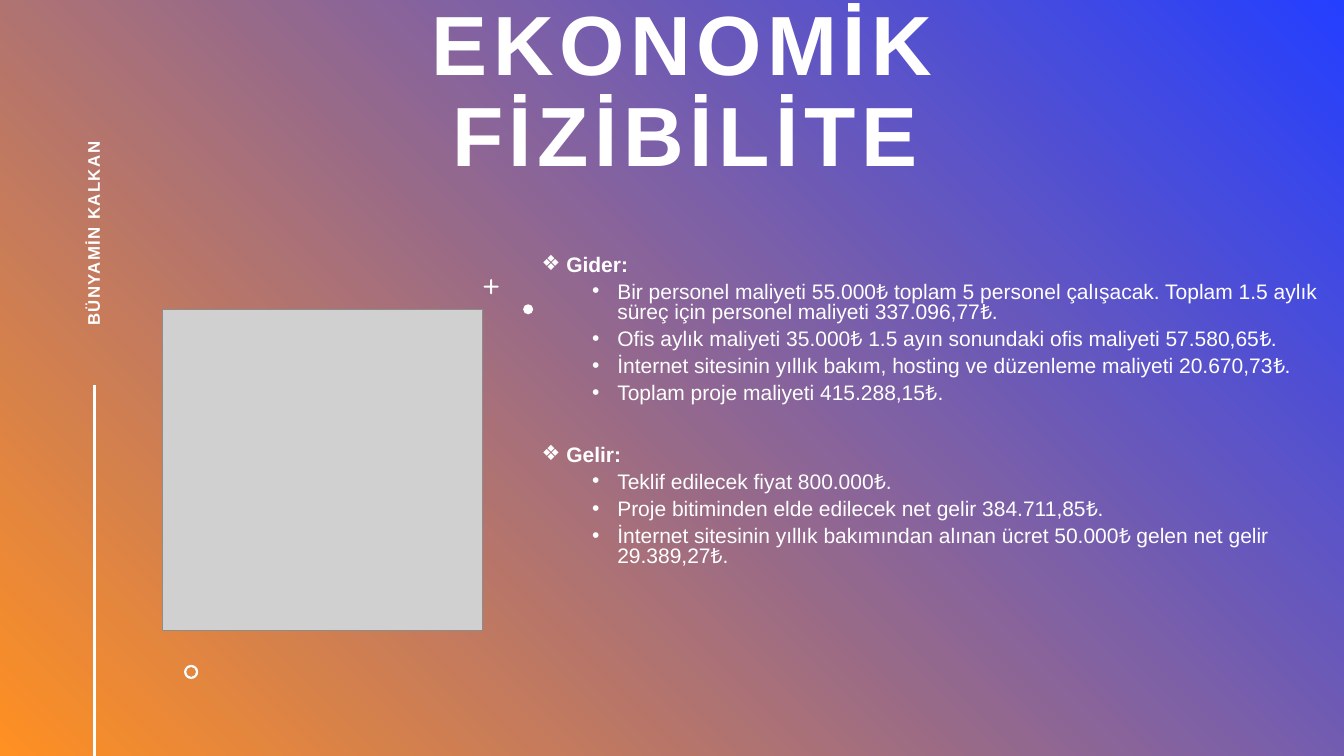
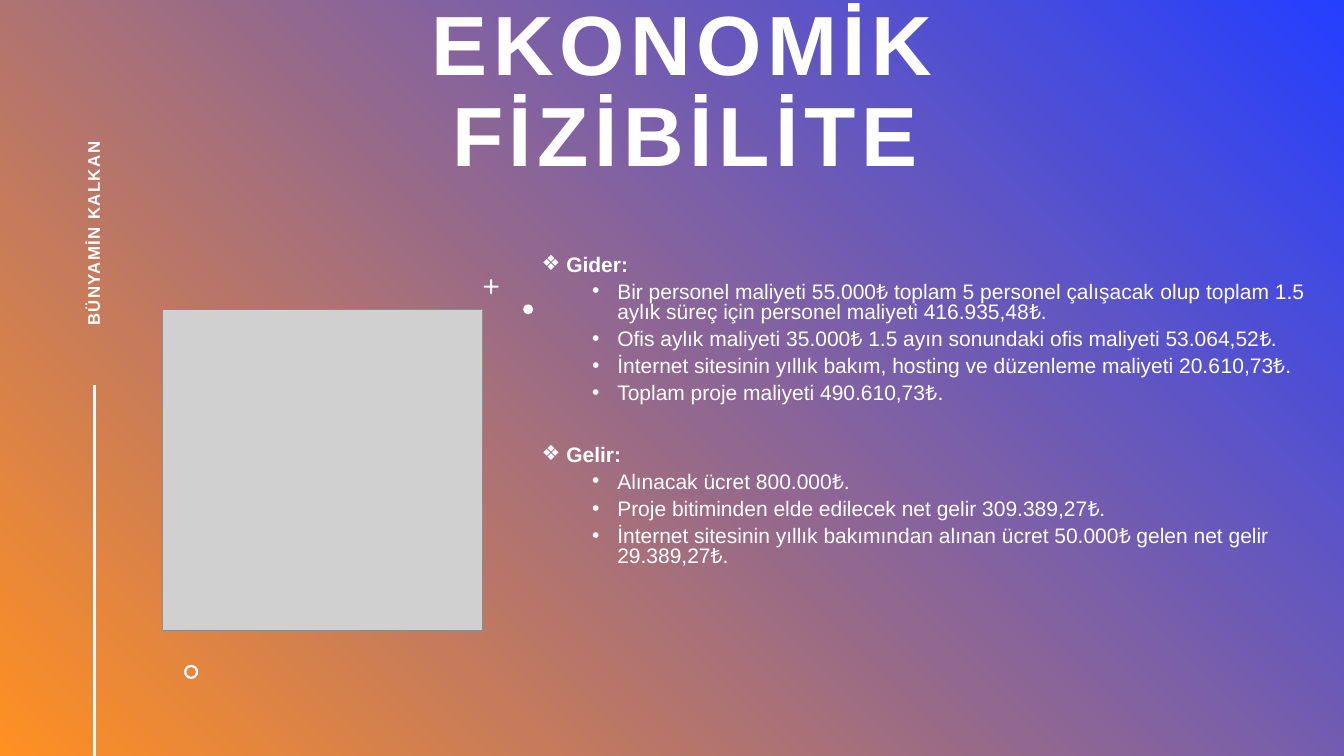
Before and after one commit to keserbaros1/EHOTEL, a slide deck: slide 5 of EHotel Fizibilite Sunumu.pptx. Drawn at 1344x756 pixels with LibreOffice and Linux fonts; fonts in the diff are those of the drawing; grey boxes stand for pictures. Boxes give left, top, right and bottom in pixels: in the first picture for what was removed or moved away, otherwise in the second. Text is boxed around its words. In the diff, an @@ line names an element or a change of style, - is before the commit and + after.

Commit message:
Bütün düzeltmeleri yaptık
Zaman ve ekonomik fizibiliteyi daha anlaşılır hale getirdik ve ekonomik fizibilitedeki bazı hesaplama hatalarını düzelttik.

```diff
--- a/EHotel Fizibilite Sunumu.pptx
+++ b/EHotel Fizibilite Sunumu.pptx
@@ text at [617,284,1304,405]: text changed @@
-  • Bir personel maliyeti 55.000₺ toplam 5 personel çalışacak. Toplam 1.5 aylık süreç için personel maliyeti 337.096,77₺.
-  • Ofis aylık maliyeti 35.000₺ 1.5 ayın sonundaki ofis maliyeti 57.580,65₺.
-  • İnternet sitesinin yıllık bakım, hosting ve düzenleme maliyeti 20.670,73₺.
-  • Toplam proje maliyeti 415.288,15₺.
+  • Bir personel maliyeti 55.000₺ toplam 5 personel çalışacak olup toplam 1.5 aylık süreç için personel maliyeti 416.935,48₺.
+  • Ofis aylık maliyeti 35.000₺ 1.5 ayın sonundaki ofis maliyeti 53.064,52₺.
+  • İnternet sitesinin yıllık bakım, hosting ve düzenleme maliyeti 20.610,73₺.
+  • Toplam proje maliyeti 490.610,73₺.
@@ text at [617,474,1087,521]: text changed @@
-  • Teklif edilecek fiyat 800.000₺.
-  • Proje bitiminden elde edilecek net gelir 384.711,85₺.
+  • Alınacak ücret 800.000₺.
+  • Proje bitiminden elde edilecek net gelir 309.389,27₺.
```
Also in this commit, not shown: 3 other slides changed, 1 slide added, 1 slide removed, 2 other files.
